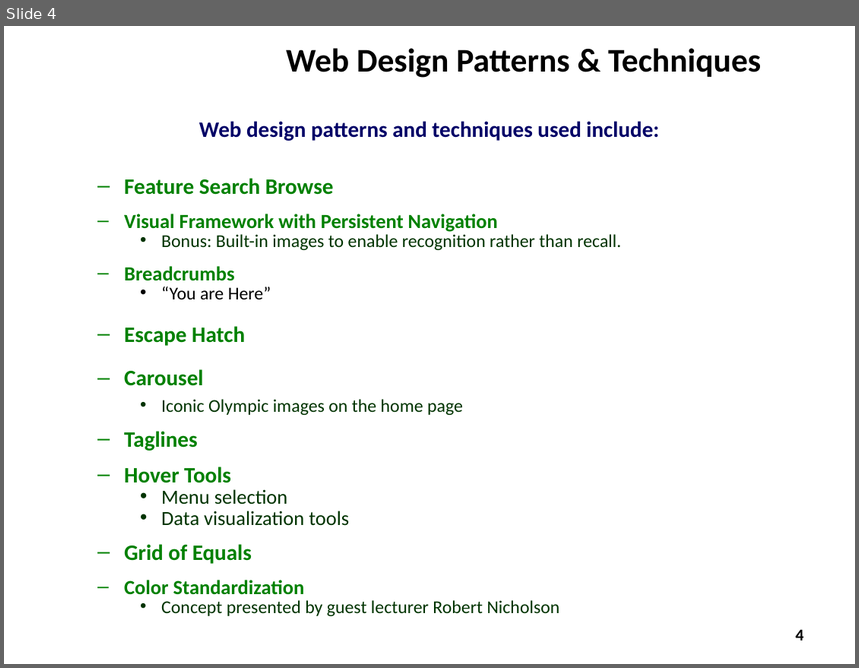
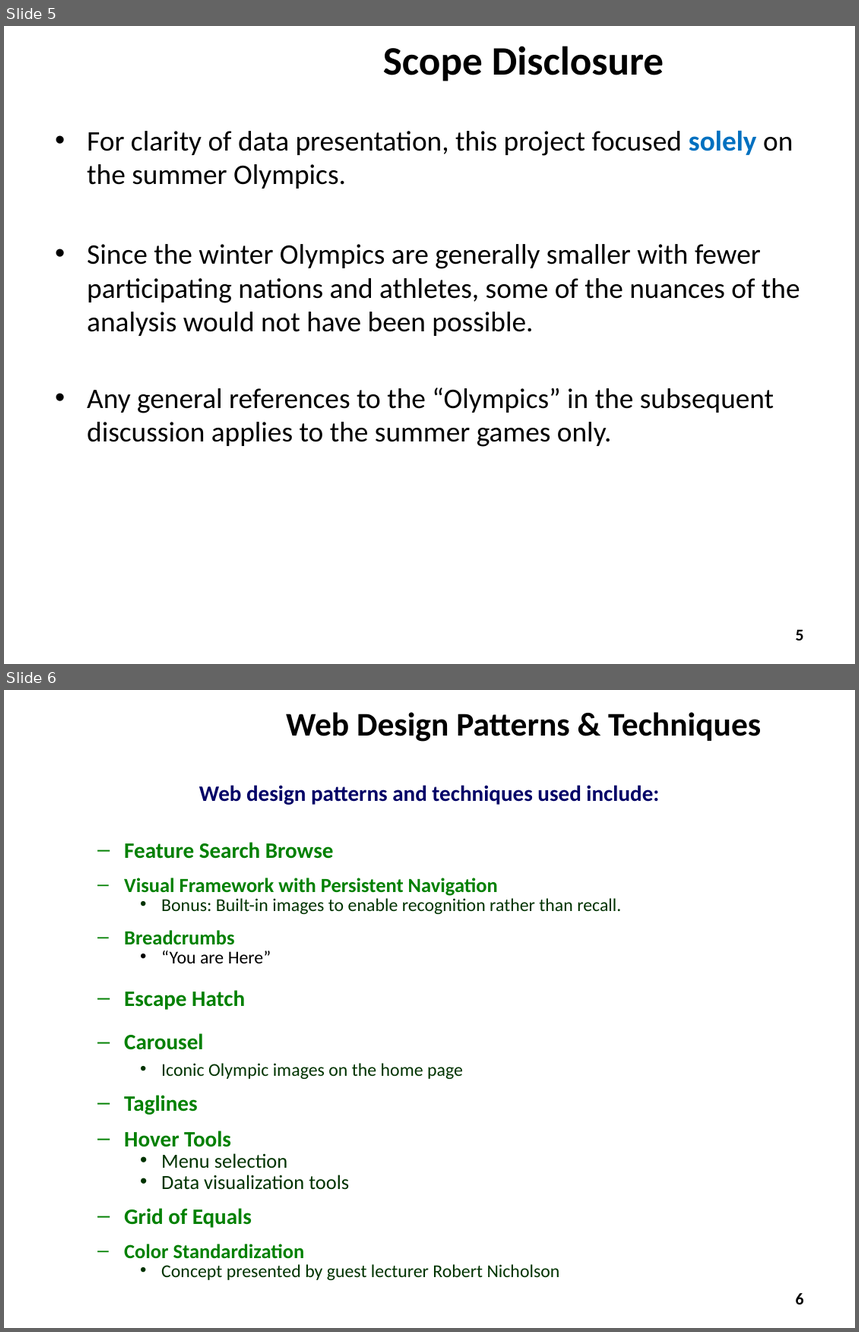
Before and after one commit to ZaydH/CS235, a slide deck: Final_Project/Presentation/CS235 - Team Thundercats - Final Project Presentation.pptx. Shown one above the other, each under a label of ours: slide 4 before the commit, slides 5 and 6 after it. The pictures are 859x668 and 859x1332 pixels, drawn with LibreOffice and Linux fonts; fonts in the diff are those of the drawing; background and template pictures are left out. Boxes give left, top, right and bottom in pixels: in the first picture for what was removed or moved away, otherwise in the second. Text is boxed around its words. In the diff, an @@ line names an element or a change of style, - is before the commit and + after.

```diff
--- a/Final_Project/Presentation/CS235 - Team Thundercats - Final Project Presentation.pptx
+++ b/Final_Project/Presentation/CS235 - Team Thundercats - Final Project Presentation.pptx
@@ slide 5 added at (4,26,855,664), background #FFFFFF @@
@@ title added at (383,46,664,81), 34.2 pt, text #000000, bold @@
+Scope Disclosure
@@ text added at (87,130,800,447), 24 pt, text #000000 @@
+• For clarity of data presentation, this project focused solely on the summer Olympics.
+• Since the winter Olympics are generally smaller with fewer participating nations and athletes, some of the nuances of the analysis would not have been possible.
+• Any general references to the “Olympics” in the subsequent discussion applies to the summer games only.
@@ page number added at (796,630,804,641), 14 pt, text #000000 @@
+5
@@ what was slide 4 is now slide 6 @@
@@ page number at (796,1293,804,1305): text changed @@
-4
+6
```
Also in this commit, not shown: 1 slide changed, 3 other slides added, 2 slides removed, 1 other file.
